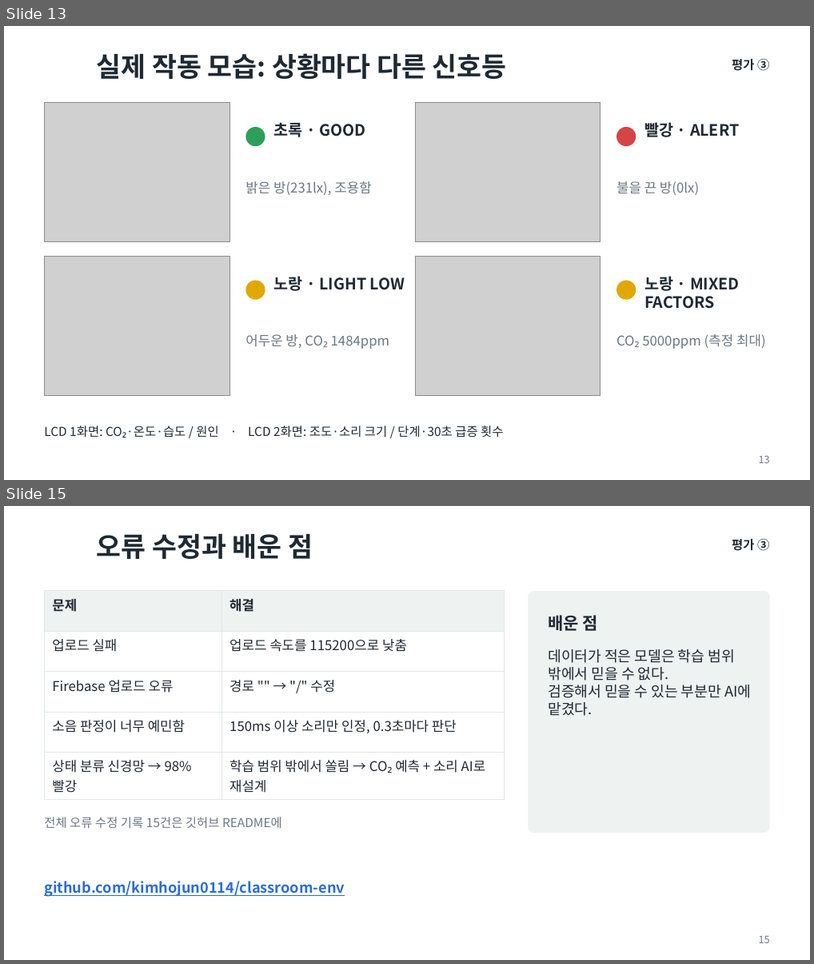
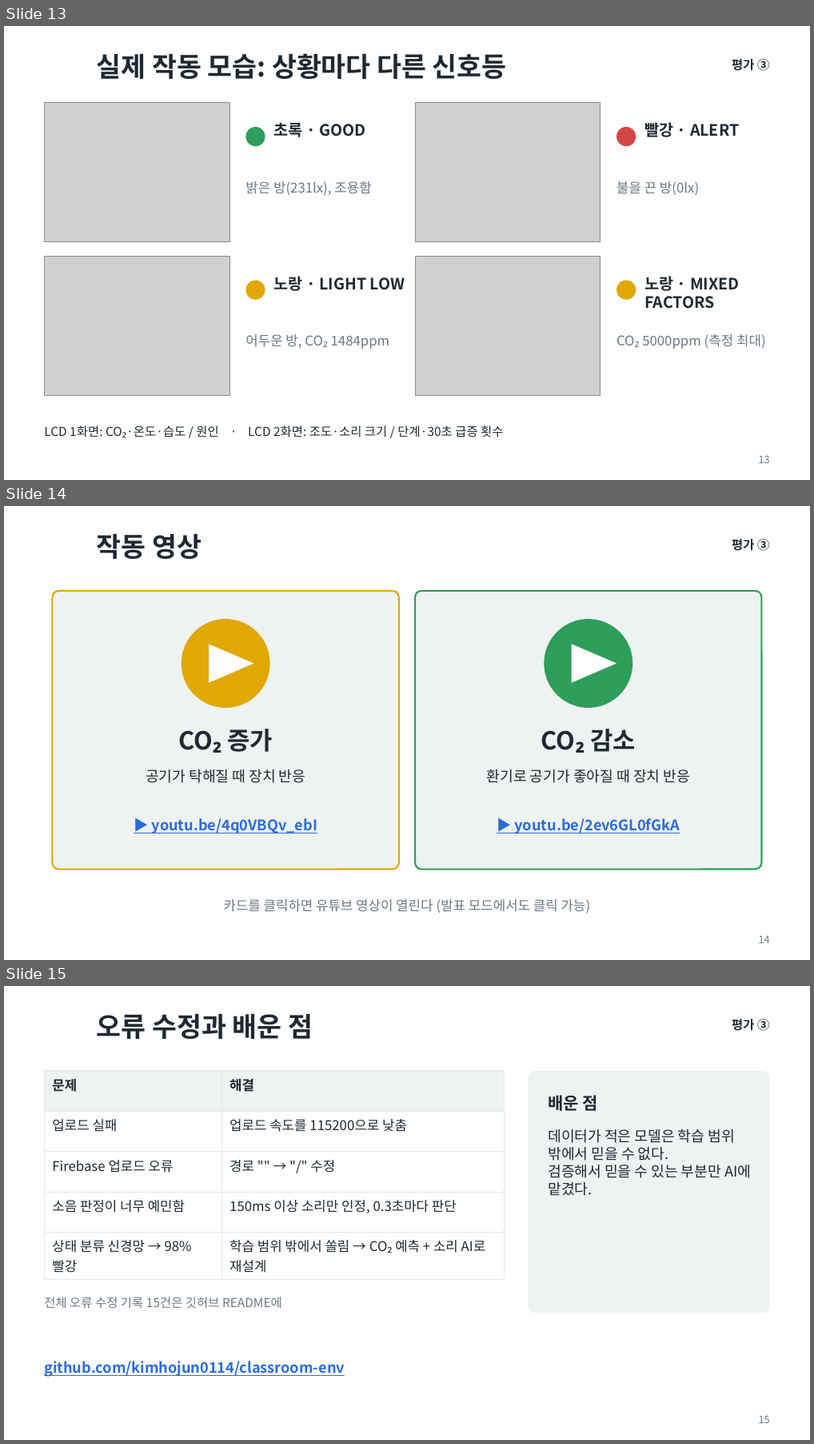
Before and after one commit to kimhojun0114/classroom-env, a slide deck: docs/교실학습환경조절기_발표_20713김호준.pptx. Shown one above the other, each under a label of ours: slides 13 and 15 before the commit, slides 13, 14 and 15 after it; the slides between them are not shown. The pictures are 814x964 and 814x1444 pixels, drawn with LibreOffice and Linux fonts; fonts in the diff are those of the drawing; grey boxes stand for pictures; background and template pictures are left out. Boxes give left, top, right and bottom in pixels: in the first picture for what was removed or moved away, otherwise in the second. Text is boxed around its words. In the diff, an @@ line names an element or a change of style, - is before the commit and + after.

```diff
--- a/docs/교실학습환경조절기_발표_20713김호준.pptx
+++ b/docs/교실학습환경조절기_발표_20713김호준.pptx
@@ slide 14 added at [4,506,810,960], background #FFFFFF @@
@@ title added at [97,534,202,559], 24 pt, text #1F2933, bold @@
+작동 영상
@@ text added at [732,539,770,551], 11 pt, text #1F2A30, bold @@
+평가 ③
@@ rounded rectangle added at [52,591,399,869], fill #EEF2F1, outline #E0A800 1.5 pt @@
@@ rounded rectangle added at [415,591,762,869], fill #EEF2F1, outline #2E9E5B 1.5 pt @@
@@ ellipse added at [182,619,270,708], fill #E0A800 @@
@@ ellipse added at [544,619,633,708], fill #2E9E5B @@
@@ triangle added at [209,644,254,683], fill #FFFFFF @@
@@ triangle added at [572,644,617,683], fill #FFFFFF @@
@@ text added at [228,728,274,752], 22 pt, text #1F2933, bold @@
+CO₂ 증가
@@ text added at [590,728,636,752], 22 pt, text #1F2933, bold @@
+CO₂ 감소
@@ text added at [146,769,306,783], 13 pt, text #1F2A30 @@
+공기가 탁해질 때 장치 반응
@@ text added at [487,769,690,783], 13 pt, text #1F2A30 @@
+환기로 공기가 좋아질 때 장치 반응
@@ text added at [152,818,318,833], 13 pt, text #2B6CD8, bold, underline @@
+▶ youtu.be/4q0VBQv_ebI
@@ text added at [515,818,681,833], 13 pt, text #2B6CD8, bold, underline @@
+▶ youtu.be/2ev6GL0fGkA
@@ text added at [224,899,591,912], 12 pt, text #6B7785 @@
+카드를 클릭하면 유튜브 영상이 열린다 (발표 모드에서도 클릭 가능)
@@ page number added at [759,936,770,943], 9 pt, text #6B7785 @@
+14
```
Also in this commit, not shown: 1 slide removed.
